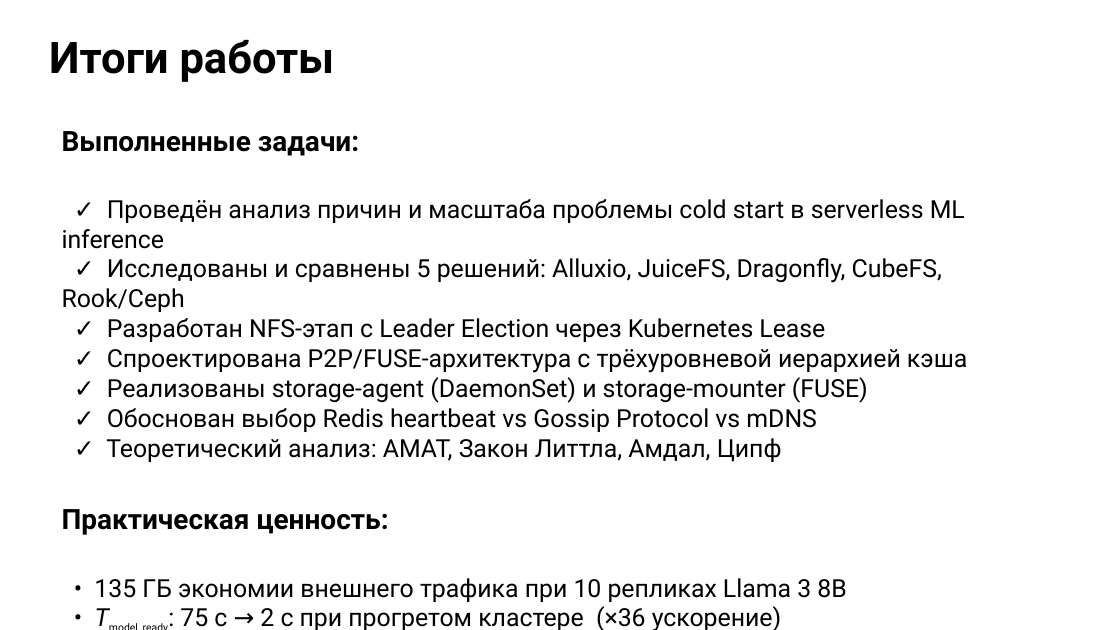
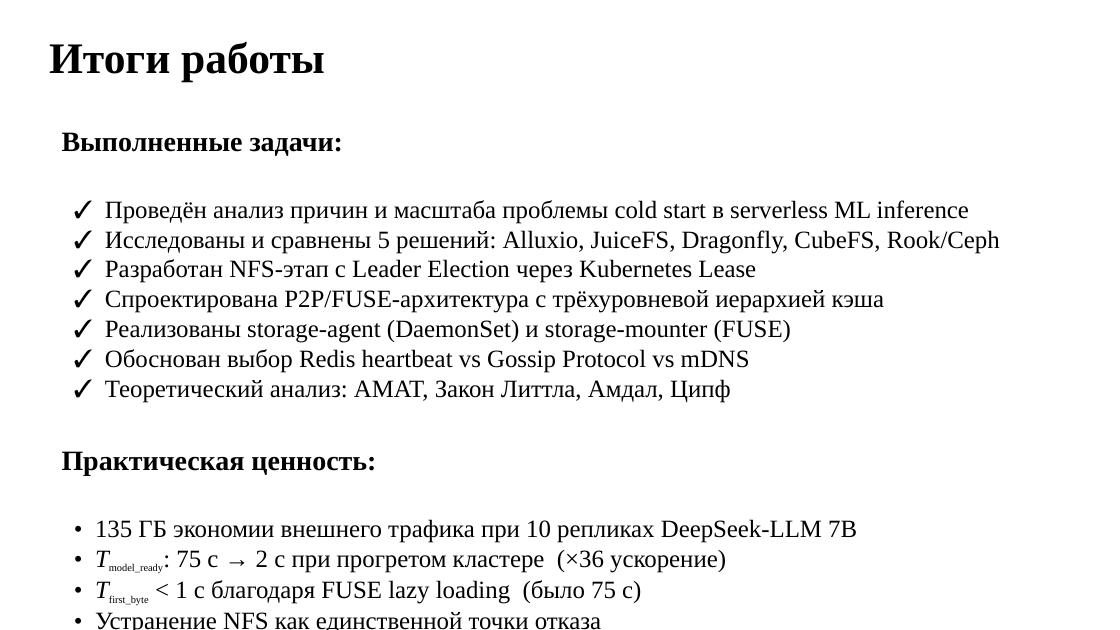
Before and after one commit to tenzm/diploma, a slide deck: slide 11 of pptx/final-pptx-v2.pptx. Drawn at 1120x630 pixels with LibreOffice and Linux fonts; fonts in the diff are those of the drawing. Boxes give left, top, right and bottom in pixels: in the first picture for what was removed or moved away, otherwise in the second. Text is boxed around its words. In the diff, an @@ line names an element or a change of style, - is before the commit and + after.

```diff
--- a/pptx/final-pptx-v2.pptx
+++ b/pptx/final-pptx-v2.pptx
@@ text "Итоги работы" at [49,41,325,82]: font Roboto to Times New Roman @@
@@ text at [62,132,1000,606]: font Roboto to Times New Roman @@
@@ text at [95,519,857,543]: text changed; font Roboto to Times New Roman @@
-• 135 ГБ экономии внешнего трафика при 10 репликах Llama 3 8B
+• 135 ГБ экономии внешнего трафика при 10 репликах DeepSeek-LLM 7B
```
Also in this commit, not shown: 11 other slides changed, 40 other files.
